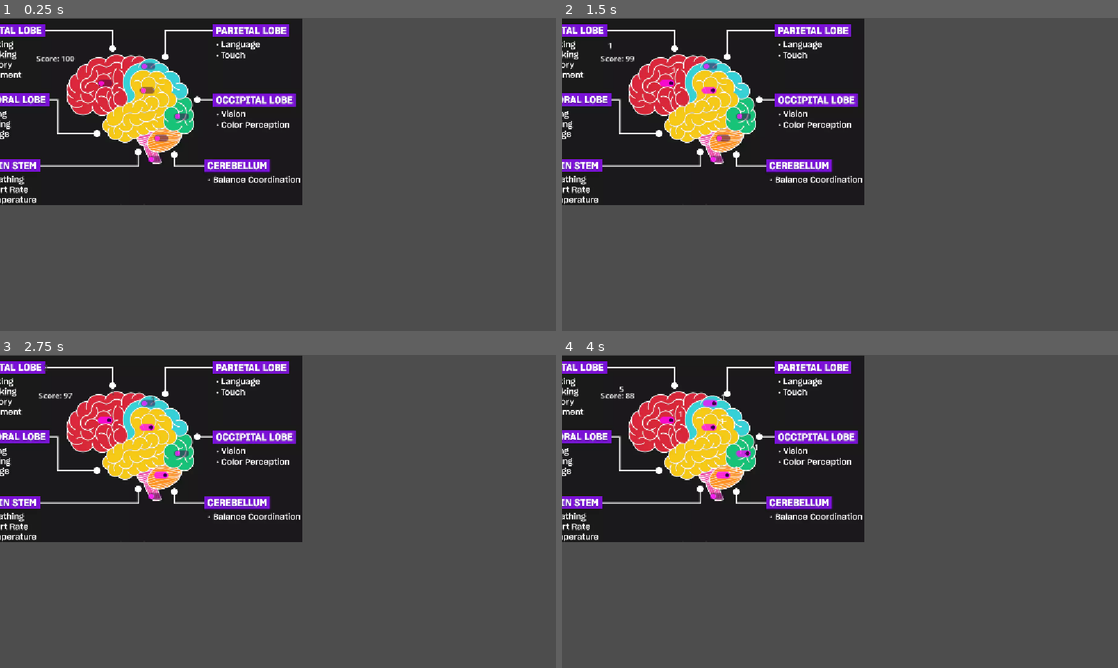
Above: before the commit, frames 1-4 (two rows, left to right).
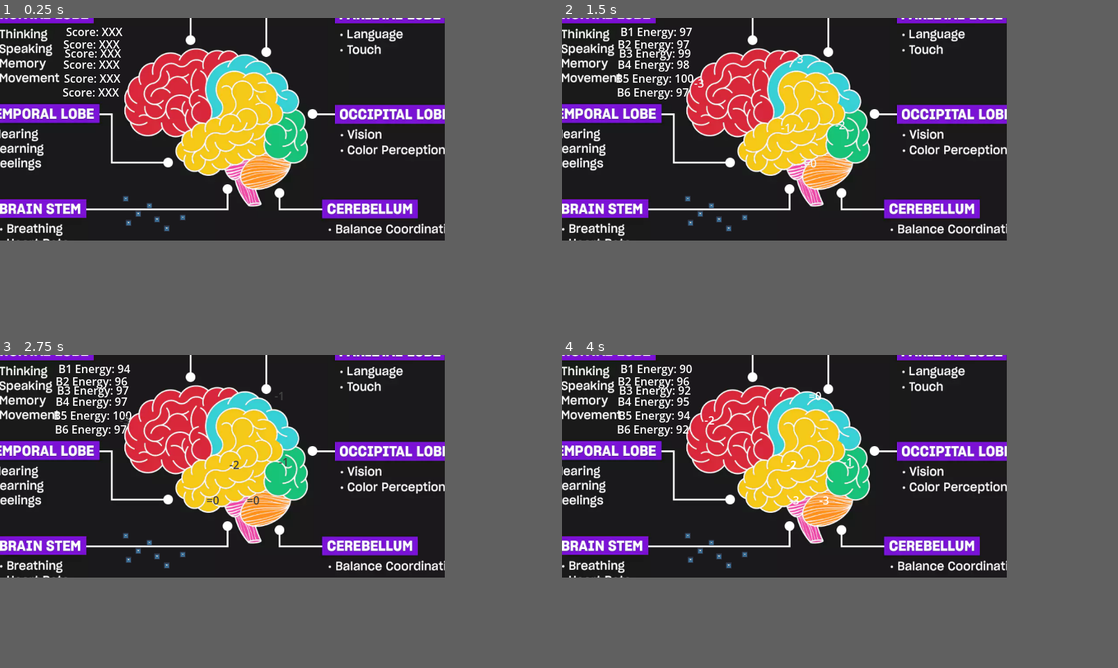
Above: after the commit, the same moments.

Repository: SebastianLRinaldi/DoYouWannaJam2026
Game: Godot game, scene res://root.tscn
The game is run twice, just before and just after one commit, with the same random seed, the same clock (stepped at 60 frames per second) and the same inputs. The engine's default icon, where the game draws it, is replaced by a stand-in: a white triangle on a blue panel in a dark square.
Inputs (mouse positions are in pixels of both pictures, inside the frame that each line leads up to):
- Up to frame 1 (0.25 s): no input
- Up to frame 2 (1.5 s): click (667, 83) at 0.52 s; click (706, 89) at 1.27 s
- Up to frame 3 (2.75 s): click (161, 473) at 2.02 s
- Up to frame 4 (4 s): click (745, 452) at 2.77 s; click (712, 401) at 3.52 s
In our replay, the window is 800x450 before the commit and 640x320 after it. These sizes can differ from the game's own. Grey fills any space a smaller window leaves; there, only what the larger window draws over its background counts as a difference.

The runs differ from the first frame. In frame 1, 43% of the frame differs, in the area x 0-80%, y 0-72%; in frame 2, 43%; in frame 3, 43%; in frame 4, 43%.

Commit message:
brain panic mode

Diff:
--- /dev/null
+++ b/collision_test/fall_object.tscn
@@ -0,0 +1,8 @@
+[gd_scene format=3 uid="uid://c8uw7wpdwttio"]
+
+[sub_resource type="RectangleShape2D" id="RectangleShape2D_b3sdf"]
+
+[node name="FallObject" type="RigidBody2D" unique_id=1995623049]
+
+[node name="CollisionShape2D" type="CollisionShape2D" parent="." unique_id=1658420715]
+shape = SubResource("RectangleShape2D_b3sdf")
--- /dev/null
+++ b/collision_test/floor.tscn
@@ -0,0 +1,9 @@
+[gd_scene format=3 uid="uid://doncuymg3nj8f"]
+
+[sub_resource type="RectangleShape2D" id="RectangleShape2D_o3wbl"]
+size = Vector2(300, 20)
+
+[node name="Floor" type="StaticBody2D" unique_id=508329933]
+
+[node name="CollisionShape2D" type="CollisionShape2D" parent="." unique_id=1198604759]
+shape = SubResource("RectangleShape2D_o3wbl")
--- a/global/global_manager.gd
+++ b/global/global_manager.gd
@@ -1,30 +1 @@
 extends Node2D
-
-var total_points = 100
-var points_removed
-
-var connected_nodes = []
-
-signal connect_node(node:TestBtn)
-signal disconnect_node(node:TestBtn)
-signal update_score
-
-
-func _on_timer_timeout() -> void:
-	points_removed = 0
-	print("connected: ", connected_nodes)
-	for node in connected_nodes:
-		node.take_points(1)
-		total_points -= 1
-		points_removed += 1
-
-	if points_removed > 0:
-		update_score.emit()
-	print("total_points: ", total_points)
-
-
-func _on_connect_node(node: Variant) -> void:
-	connected_nodes.append(node)
-
-func _on_disconnect_node(node: Variant) -> void:
-	connected_nodes.erase(node)
--- a/global/global_manager.tscn
+++ b/global/global_manager.tscn
@@ -4,10 +4,3 @@
 
 [node name="Global" type="Node2D" unique_id=89488916]
 script = ExtResource("1_2k1wk")
-
-[node name="Timer" type="Timer" parent="." unique_id=1979646346]
-autostart = true
-
-[connection signal="connect_node" from="." to="." method="_on_connect_node"]
-[connection signal="disconnect_node" from="." to="." method="_on_disconnect_node"]
-[connection signal="timeout" from="Timer" to="." method="_on_timer_timeout"]
--- a/project.godot
+++ b/project.godot
@@ -21,8 +21,18 @@
 
 [display]
 
+window/size/viewport_width=640
+window/size/viewport_height=320
 window/stretch/mode="canvas_items"
 window/stretch/aspect="expand"
+
+[input]
+
+left_click={
+"deadzone": 0.2,
+"events": [Object(InputEventMouseButton,"resource_local_to_scene":false,"resource_name":"","device":-1,"window_id":0,"alt_pressed":false,"shift_pressed":false,"ctrl_pressed":false,"meta_pressed":false,"button_mask":1,"position":Vector2(143, 5),"global_position":Vector2(152, 53),"factor":1.0,"button_index":1,"canceled":false,"pressed":true,"double_click":false,"script":null)
+]
+}
 
 [physics]
 
--- /dev/null
+++ b/root.gd
@@ -0,0 +1,44 @@
+extends Node2D
+@export var zones: Array[BrainZone]
+
+@onready var fl_score: ScoreLabel = %FLScore
+@onready var fl_score_2: ScoreLabel = %FLScore2
+@onready var fl_score_3: ScoreLabel = %FLScore3
+@onready var fl_score_4: ScoreLabel = %FLScore4
+@onready var fl_score_5: ScoreLabel = %FLScore5
+@onready var fl_score_6: ScoreLabel = %FLScore6
+
+
+var total_points = 100
+var points_removed
+
+signal update_energy
+
+# Called when the node enters the scene tree for the first time.
+func _ready() -> void:
+	pass
+
+
+# Called every frame. 'delta' is the elapsed time since the previous frame.
+func _process(delta: float) -> void:
+	pass
+
+
+func _on_timer_timeout() -> void:
+	zones[0].calc_engery(randi_range(0,3))
+	zones[1].calc_engery(randi_range(0,3))
+	zones[2].calc_engery(randi_range(0,3))
+	zones[3].calc_engery(randi_range(0,3))
+	zones[4].calc_engery(randi_range(0,3))
+	zones[5].calc_engery(randi_range(0,3))
+
+	fl_score.update_score("B1", zones[0].energy)
+	fl_score_2.update_score("B2", zones[1].energy)
+	fl_score_3.update_score("B3", zones[2].energy)
+	fl_score_4.update_score("B4", zones[3].energy)
+	fl_score_5.update_score("B5", zones[4].energy)
+	fl_score_6.update_score("B6", zones[5].energy)
+
+
+	#for zone in zones:
+		#zone.calc_engery(2)
--- a/root.tscn
+++ b/root.tscn
@@ -1,59 +1,153 @@
 [gd_scene format=3 uid="uid://chadviptwb3hu"]
 
-[ext_resource type="PackedScene" uid="uid://ba42j0sthxclm" path="res://seb_test/test_btn.tscn" id="1_pq8q7"]
+[ext_resource type="Script" uid="uid://c1bj2pb7fxvgj" path="res://root.gd" id="1_jnlp7"]
 [ext_resource type="Texture2D" uid="uid://b8npn0b68pipu" path="res://brain_temp.png" id="1_vvh5c"]
 [ext_resource type="PackedScene" uid="uid://cynmgy21bkq3b" path="res://seb_test/score_label.tscn" id="2_pyidc"]
+[ext_resource type="PackedScene" uid="uid://bx35ptbx7ue23" path="res://seb_test/electrode.tscn" id="4_28aoi"]
+[ext_resource type="PackedScene" uid="uid://8o08tf8mnoc7" path="res://seb_test/brain_zone.tscn" id="4_jnlp7"]
 
-[node name="Root" type="Node2D" unique_id=1361942033]
+[node name="Root" type="Node2D" unique_id=1361942033 node_paths=PackedStringArray("zones")]
+script = ExtResource("1_jnlp7")
+zones = [NodePath("BrainZone"), NodePath("BrainZone2"), NodePath("BrainZone3"), NodePath("BrainZone4"), NodePath("BrainZone5"), NodePath("BrainZone6")]
 
 [node name="BrainTemp" type="Sprite2D" parent="." unique_id=922941903]
-position = Vector2(276.00003, 195.00002)
+position = Vector2(348.9206, 192.5625)
 scale = Vector2(0.6992397, 0.70150274)
 texture = ExtResource("1_vvh5c")
 
-[node name="ScoreLabel" parent="." unique_id=676694139 instance=ExtResource("2_pyidc")]
-offset_left = 74.0
-offset_top = 72.0
-offset_right = 156.0
-offset_bottom = 95.0
+[node name="FLScore" parent="." unique_id=676694139 instance=ExtResource("2_pyidc")]
+unique_name_in_owner = true
+offset_left = 127.0
+offset_top = 37.0
+offset_right = 209.0
+offset_bottom = 60.0
 text = "Score: XXX"
 fit_content = true
 autowrap_mode = 0
 horizontal_alignment = 1
 vertical_alignment = 1
 
-[node name="TestBtn" parent="." unique_id=481664849 instance=ExtResource("1_pq8q7")]
-offset_left = 196.0
-offset_top = 123.0
-offset_right = 240.0
+[node name="FLScore2" parent="." unique_id=1206257340 instance=ExtResource("2_pyidc")]
+unique_name_in_owner = true
+offset_left = 123.0
+offset_top = 55.0
+offset_right = 205.0
+offset_bottom = 78.0
+text = "Score: XXX"
+fit_content = true
+autowrap_mode = 0
+horizontal_alignment = 1
+vertical_alignment = 1
+
+[node name="FLScore3" parent="." unique_id=988155399 instance=ExtResource("2_pyidc")]
+unique_name_in_owner = true
+offset_left = 125.0
+offset_top = 68.0
+offset_right = 207.0
+offset_bottom = 91.0
+text = "Score: XXX"
+fit_content = true
+autowrap_mode = 0
+horizontal_alignment = 1
+vertical_alignment = 1
+
+[node name="FLScore4" parent="." unique_id=626233664 instance=ExtResource("2_pyidc")]
+unique_name_in_owner = true
+offset_left = 123.0
+offset_top = 84.0
+offset_right = 205.0
+offset_bottom = 107.0
+text = "Score: XXX"
+fit_content = true
+autowrap_mode = 0
+horizontal_alignment = 1
+vertical_alignment = 1
+
+[node name="FLScore5" parent="." unique_id=1278262425 instance=ExtResource("2_pyidc")]
+unique_name_in_owner = true
+offset_left = 124.0
+offset_top = 104.0
+offset_right = 206.0
+offset_bottom = 127.0
+text = "Score: XXX"
+fit_content = true
+autowrap_mode = 0
+horizontal_alignment = 1
+vertical_alignment = 1
+
+[node name="FLScore6" parent="." unique_id=2073635822 instance=ExtResource("2_pyidc")]
+unique_name_in_owner = true
+offset_left = 122.0
+offset_top = 124.0
+offset_right = 204.0
 offset_bottom = 147.0
+text = "Score: XXX"
+fit_content = true
+autowrap_mode = 0
+horizontal_alignment = 1
+vertical_alignment = 1
 
-[node name="TestBtn2" parent="." unique_id=343165755 instance=ExtResource("1_pq8q7")]
-offset_left = 283.0
-offset_top = 138.0
-offset_right = 327.0
-offset_bottom = 162.0
+[node name="Electrode" parent="." unique_id=1758843033 instance=ExtResource("4_28aoi")]
+position = Vector2(257.92056, 318.5625)
 
-[node name="TestBtn3" parent="." unique_id=1071438360 instance=ExtResource("1_pq8q7")]
-offset_left = 312.0
-offset_top = 237.0
-offset_right = 356.0
-offset_bottom = 261.0
+[node name="BrainZone" parent="." unique_id=3999878 instance=ExtResource("4_jnlp7")]
+position = Vector2(244.92056, 133.56248)
 
-[node name="TestBtn4" parent="." unique_id=843766490 instance=ExtResource("1_pq8q7")]
-offset_left = 354.0
-offset_top = 192.0
-offset_right = 398.0
-offset_bottom = 216.0
+[node name="CollisionPolygon2D" type="CollisionPolygon2D" parent="BrainZone" unique_id=903504813]
+polygon = PackedVector2Array(127, -50, 102, -38, 82, -22, 81, -2, 83, 11, 87, 18, 90, 27, 89, 39, 81, 44, 63, 49, 61, 55, 54, 55, 48, 62, 43, 63, 32, 62, 21, 52, 10, 62, -6, 63, -19, 55, -32, 35, -33, 15, -30, 0, -22, -14, -13, -20, -8, -30, 1, -37, 9, -39, 22, -50, 35, -52, 47, -48, 64, -59, 77, -57, 85, -52, 99, -57, 108, -55, 119, -56)
 
-[node name="TestBtn5" parent="." unique_id=331436631 instance=ExtResource("1_pq8q7")]
-offset_left = 285.0
-offset_top = 88.0
-offset_right = 329.0
-offset_bottom = 112.0
+[node name="BrainZone2" parent="." unique_id=353771261 instance=ExtResource("4_jnlp7")]
+position = Vector2(396.92056, 98.562485)
 
-[node name="TestBtn6" parent="." unique_id=1435321999 instance=ExtResource("1_pq8q7")]
-offset_left = 299.0
-offset_top = 281.0
-offset_right = 343.0
-offset_bottom = 305.0
+[node name="CollisionPolygon2D" type="CollisionPolygon2D" parent="BrainZone2" unique_id=1729466368]
+polygon = PackedVector2Array(38, 56, 44, 62, 50, 66, 64, 59, 64, 42, 49, 32, 43, 17, 29, 9, 17, -3, 6, -9, -9, -16, -22, -13, -28, -8, -36, -6, -63, 13, -66, 21, -66, 43, -59, 64, -60, 74, -52, 70, -47, 61, -47, 55, -53, 43, -55, 31, -52, 19, -44, 10, -32, 5, -18, 5, -12, 10, -4, 8, 4, 8, 15, 14, 21, 24, 28, 29, 33, 38, 34, 47)
+
+[node name="BrainZone3" parent="." unique_id=870899028 instance=ExtResource("4_jnlp7")]
+position = Vector2(362.92056, 197.56248)
+
+[node name="CollisionPolygon2D" type="CollisionPolygon2D" parent="BrainZone3" unique_id=1180570022]
+polygon = PackedVector2Array(-35, -15, -50, -15, -56, -8, -65, -6, -71, 9, -76, 16, -76, 28, -67, 37, -65, 46, -46, 51, -32, 57, -16, 50, -7, 47, 1, 41, 20, 34, 33, 31, 49, 26, 49, 19, 46, 4, 49, -7, 54, -16, 64, -18, 72, -24, 75, -32, 65, -45, 63, -65, 52, -75, 37, -89, 25, -86, 21, -85, 1, -90, -13, -80, -18, -69, -15, -54, -8, -42, -10, -29, -18, -23, -25, -23, -31, -19)
+
+[node name="BrainZone4" parent="." unique_id=1169241009 instance=ExtResource("4_jnlp7")]
+position = Vector2(443.92056, 193.56248)
+
+[node name="CollisionPolygon2D" type="CollisionPolygon2D" parent="BrainZone4" unique_id=1854902719]
+polygon = PackedVector2Array(-3, -27, -7, -17, -13, -11, -21, -10, -26, -6, -30, 1, -29, 13, -28, 28, -17, 36, -4, 36, 10, 43, 19, 40, 29, 29, 27, 14, 29, 4, 23, -6, 26, -20, 21, -27, 14, -31, 5, -27)
+
+[node name="BrainZone5" parent="." unique_id=1230116533 instance=ExtResource("4_jnlp7")]
+position = Vector2(409.92056, 248.56248)
+
+[node name="CollisionPolygon2D" type="CollisionPolygon2D" parent="BrainZone5" unique_id=1549436727]
+polygon = PackedVector2Array(5, -24, -8, -19, -19, -15, -24, -6, -29, 2, -30, 9, -28, 17, -22, 21, -14, 24, -4, 26, 9, 23, 17, 20, 23, 14, 31, 8, 37, 2, 42, -9, 35, -13, 29, -16, 23, -16, 17, -16, 9, -18)
+
+[node name="BrainZone6" parent="." unique_id=17587858 instance=ExtResource("4_jnlp7")]
+position = Vector2(366.92056, 248.56248)
+
+[node name="CollisionPolygon2D" type="CollisionPolygon2D" parent="BrainZone6" unique_id=146113266]
+polygon = PackedVector2Array(11, 10, 11, 17, 15, 21, 21, 25, 33, 29, 37, 42, 40, 49, 28, 50, 18, 44, 11, 33, 7, 19, 3, 12, -5, 8, -10, 2, -10, -2, -6, -6, -2, -8, 9.490807, -8.796322, 15, -11, 19, -15, 20, -12, 14, -6, 12, 3)
+
+[node name="Electrode2" parent="." unique_id=1917769275 instance=ExtResource("4_28aoi")]
+position = Vector2(213, 289)
+
+[node name="Electrode3" parent="." unique_id=116748918 instance=ExtResource("4_28aoi")]
+position = Vector2(247, 299)
+
+[node name="Electrode4" parent="." unique_id=1418945681 instance=ExtResource("4_28aoi")]
+position = Vector2(295, 316)
+
+[node name="Electrode5" parent="." unique_id=1712858312 instance=ExtResource("4_28aoi")]
+position = Vector2(216.92056, 323.5625)
+
+[node name="Electrode6" parent="." unique_id=1430068443 instance=ExtResource("4_28aoi")]
+position = Vector2(271.92056, 331.5625)
+
+[node name="Electrode7" parent="." unique_id=113829202 instance=ExtResource("4_28aoi")]
+position = Vector2(230.92056, 310.5625)
+
+[node name="Timer" type="Timer" parent="." unique_id=857581948]
+autostart = true
+
+[node name="Camera2D" type="Camera2D" parent="." unique_id=129266971]
+position = Vector2(352, 189)
+
+[connection signal="timeout" from="Timer" to="." method="_on_timer_timeout"]
--- /dev/null
+++ b/seb_test/brain_zone.gd
@@ -0,0 +1,43 @@
+class_name BrainZone
+extends Area2D
+
+@onready var floating_score_label: FloatingScoreLabel = %FloatingScoreLabel
+
+var energy = 100
+var connected_nodes = []
+
+#func nodes_give_energy() -> int:
+	#if connected_nodes:
+		#float_points(connected_nodes.size(), "+")
+		#energy += 1
+	#return connected_nodes.size()
+#
+#func task_takes_energy(points:int):
+	#float_points(points, "-")
+
+func calc_engery(engery_from_task:int):
+	var energy_draw = connected_nodes.size() - engery_from_task
+	if energy_draw > 0:
+		float_points(energy_draw, "+")
+		energy += energy_draw
+	elif energy_draw < 0:
+		float_points(energy_draw, "")
+		energy -= abs(energy_draw)
+	elif energy_draw == 0:
+		float_points(energy_draw, "=")
+	else:
+		print("ERROR")
+
+
+func float_points(points:int, sign:String):
+	floating_score_label.add_floating_label(sign + str(points))
+	floating_score_label.text = str(energy)
+
+func _on_area_entered(area: Area2D) -> void:
+	#print(self, "entered")
+	connected_nodes.append(area)
+
+
+func _on_area_exited(area: Area2D) -> void:
+	#print(self, "exited")
+	connected_nodes.erase(area)
--- /dev/null
+++ b/seb_test/brain_zone.tscn
@@ -0,0 +1,15 @@
+[gd_scene format=3 uid="uid://8o08tf8mnoc7"]
+
+[ext_resource type="Script" uid="uid://wt5e3vc414mk" path="res://seb_test/brain_zone.gd" id="1_sr5a5"]
+[ext_resource type="PackedScene" uid="uid://3xggxi4t0i6n" path="res://seb_test/floating_score_label.tscn" id="2_w7syh"]
+
+[node name="BrainZone" type="Area2D" unique_id=3999878]
+script = ExtResource("1_sr5a5")
+
+[node name="FloatingScoreLabel" parent="." unique_id=2029776562 instance=ExtResource("2_w7syh")]
+unique_name_in_owner = true
+
+[connection signal="area_entered" from="." to="." method="_on_area_entered"]
+[connection signal="area_exited" from="." to="." method="_on_area_exited"]
+[connection signal="body_entered" from="." to="." method="_on_body_entered"]
+[connection signal="body_exited" from="." to="." method="_on_body_exited"]
--- /dev/null
+++ b/seb_test/electrode.gd
@@ -0,0 +1,29 @@
+extends Node2D
+@onready var floating_score_label: FloatingScoreLabel = %FloatingScoreLabel
+
+
+var selected = false
+var mouse_offset = Vector2(0, 0)
+
+
+func _process(delta):
+	if selected:
+		followMouse()
+
+
+func followMouse():
+	position = get_global_mouse_position() + mouse_offset
+
+
+func give_points(points:int):
+	floating_score_label.add_floating_label(str(points))
+
+
+
+func _on_input_event(viewport: Node, event: InputEvent, shape_idx: int) -> void:
+	if event is InputEventMouseButton and event.button_index == MOUSE_BUTTON_LEFT:
+		if event.pressed:
+			mouse_offset = position - get_global_mouse_position()
+			selected = true
+		else:
+			selected = false
--- /dev/null
+++ b/seb_test/electrode.tscn
@@ -0,0 +1,34 @@
+[gd_scene format=3 uid="uid://bx35ptbx7ue23"]
+
+[ext_resource type="Script" uid="uid://bddiovt5dviku" path="res://seb_test/electrode.gd" id="1_5y8qt"]
+[ext_resource type="PackedScene" uid="uid://3xggxi4t0i6n" path="res://seb_test/floating_score_label.tscn" id="2_pst50"]
+[ext_resource type="Texture2D" uid="uid://j6haidynkg8t" path="res://icon.svg" id="2_qca1a"]
+
+[sub_resource type="CircleShape2D" id="CircleShape2D_pst50"]
+radius = 5.0
+
+[node name="Electrode" type="Area2D" unique_id=1752233141]
+script = ExtResource("1_5y8qt")
+
+[node name="CollisionShape2D" type="CollisionShape2D" parent="." unique_id=1690730835]
+shape = SubResource("CircleShape2D_pst50")
+
+[node name="FloatingScoreLabel" parent="." unique_id=2029776562 instance=ExtResource("2_pst50")]
+unique_name_in_owner = true
+anchors_preset = 8
+anchor_left = 0.5
+anchor_top = 0.5
+anchor_right = 0.5
+anchor_bottom = 0.5
+offset_left = -0.5
+offset_right = 0.5
+
+[node name="Sprite2D" type="Sprite2D" parent="." unique_id=522057051]
+modulate = Color(1, 1, 1, 0.7294118)
+position = Vector2(0, -1.9073486e-06)
+scale = Vector2(0.0703125, 0.0703125)
+texture = ExtResource("2_qca1a")
+
+[connection signal="area_entered" from="." to="." method="_on_area_entered"]
+[connection signal="area_exited" from="." to="." method="_on_area_exited"]
+[connection signal="input_event" from="." to="." method="_on_input_event"]
--- a/seb_test/floating_score_label.gd
+++ b/seb_test/floating_score_label.gd
@@ -11,7 +11,7 @@
 	float_label.horizontal_alignment = HORIZONTAL_ALIGNMENT_CENTER
 	float_label.z_index = 10
 	float_label.top_level = true
-	float_label.global_position = self.global_position + Vector2(50,10)
+	float_label.global_position = self.global_position #+ Vector2(50,10)
 	float_label.global_position.x -= float_label.size.x/2.0
 	float_label.global_position.y -= float_label.size. y
 	add_child(float_label)
@@ -25,7 +25,7 @@
 
 	# Move the float_label up and on a random side
 	var x = randf_range(-50, 50)
-	var y = -100.0
+	var y = 0
 
 	tween. tween_property(float_label, "position:x", x, 1.0).as_relative()
 
--- a/seb_test/score_label.gd
+++ b/seb_test/score_label.gd
@@ -1,13 +1,13 @@
+class_name ScoreLabel
 extends RichTextLabel
 
 @onready var floating_score_label: FloatingScoreLabel = $FloatingScoreLabel
 
-# Called when the node enters the scene tree for the first time.
-func _ready() -> void:
-	self.text = "Score: " + str(GlobalManager.total_points)
-	GlobalManager.update_score.connect(_on_update_score)
-
-
-func _on_update_score():
-	floating_score_label.add_floating_label(str(GlobalManager.points_removed))
-	self.text = "Score: " + str(GlobalManager.total_points)
+## Called when the node enters the scene tree for the first time.
+#func _ready() -> void:
+	#self.text = "Score: " + str(GlobalManager.total_points)
+	#GlobalManager.update_score.connect(_on_update_score)
+	#
+#
+func update_score(score_name:String, new_score:int):
+	self.text =  score_name + " Energy: " + str(new_score)
